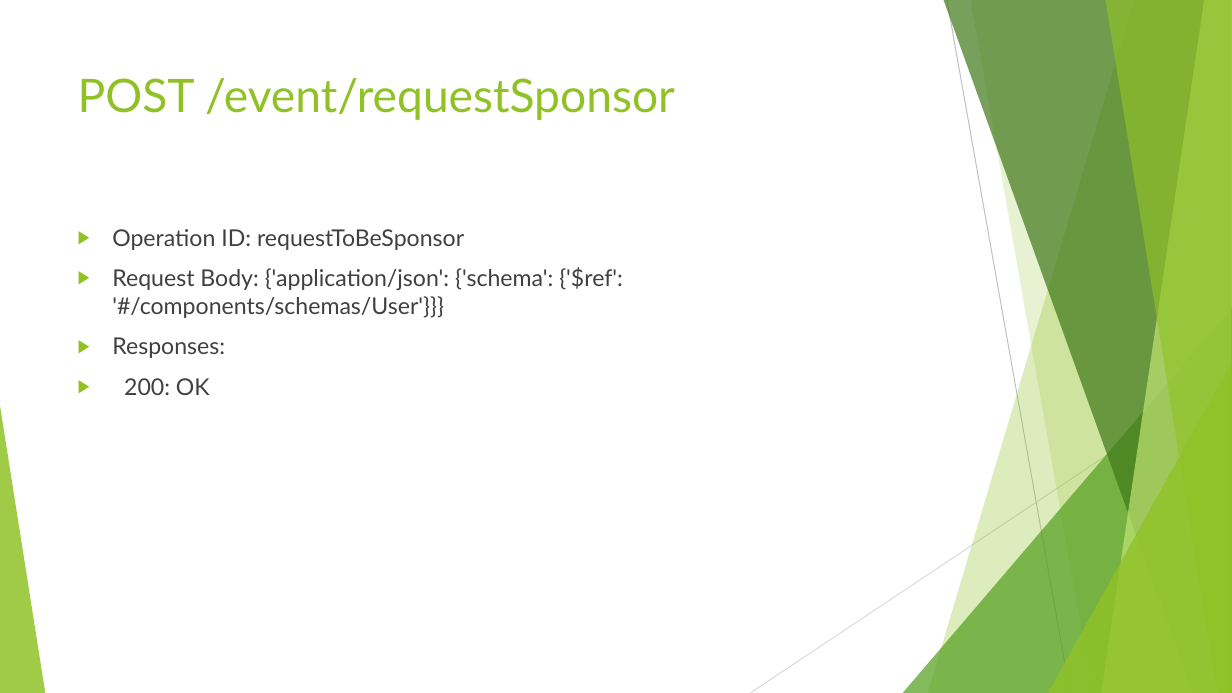
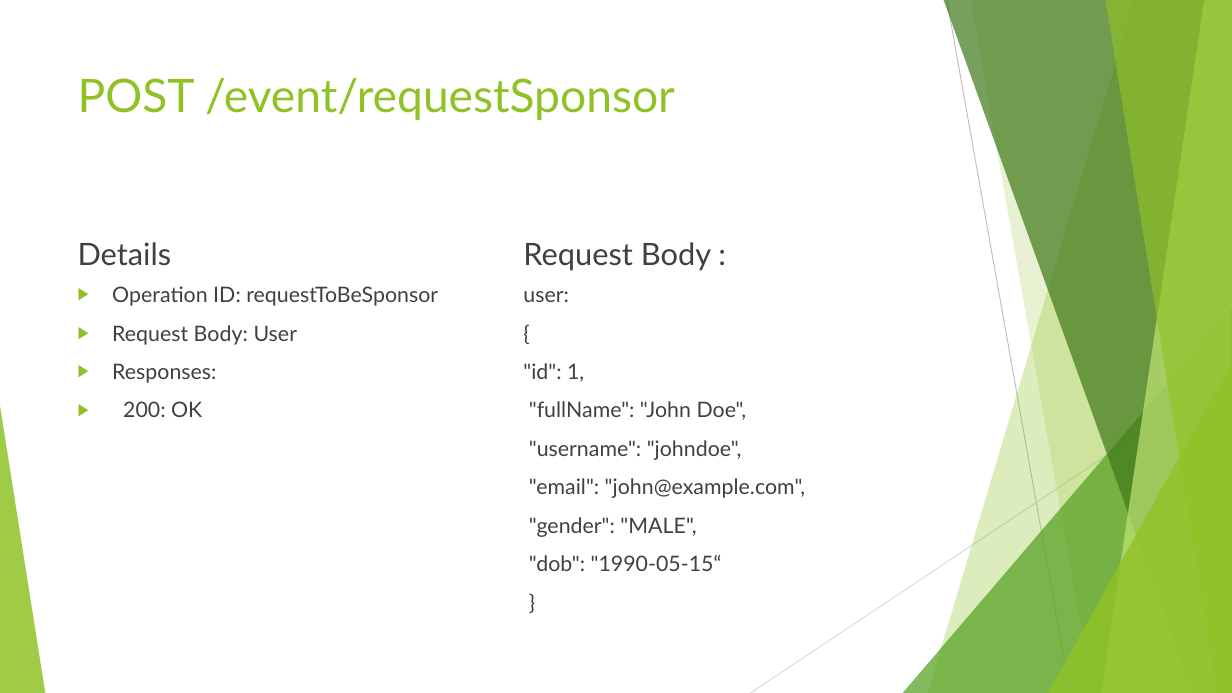
Before and after one commit to jidni911/sdcianSpring, a slide deck: slide 19 of Project SDC.pptx. Drawn at 1232x693 pixels with LibreOffice and Linux fonts; fonts in the diff are those of the drawing. Boxes give left, top, right and bottom in pixels: in the first picture for what was removed or moved away, otherwise in the second. Text is boxed around its words. In the diff, an @@ line names an element or a change of style, - is before the commit and + after.

```diff
--- a/Project SDC.pptx
+++ b/Project SDC.pptx
@@ text added at (78,242,172,266), 24 pt, text #404040 @@
+Details
@@ text added at (523,242,711,271), 24 pt, text #404040 @@
+Request Body :
@@ text "Operation ID: requestToBeSponsor": place and size @@
-text "Operation ID: requestToBeSponsor" at (112,229,623,395)
+text "Operation ID: requestToBeSponsor" at (112,286,438,417)
@@ text at (112,286,438,417): size 18 to 16.6 pt in "Operation ID: requestToBeSponsor", "Responses:", "200: OK" @@
@@ text added at (523,291,805,571), 16.6 pt, text #404040 @@
+user:
+{
+"id": 1,
+"fullName": "John Doe",
+"username": "johndoe",
+"email": "john@example.com",
+"gender": "MALE",
+"dob": "1990-05-15“
+}
@@ text at (112,325,298,345): text changed; size 18 to 16.6 pt @@
-▶ Request Body: {'application/json': {'schema': {'$ref': '#/components/schemas/User'}}}
+▶ Request Body: User
```
Also in this commit, not shown: 14 other slides changed, 11 other files.
